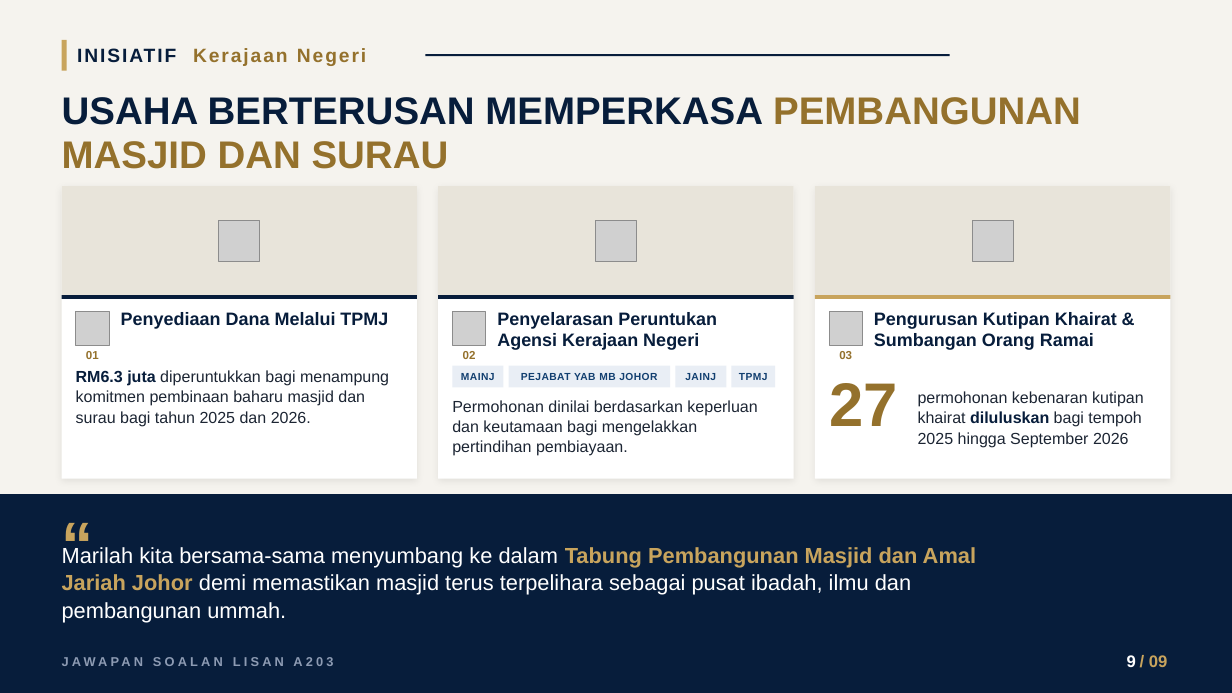
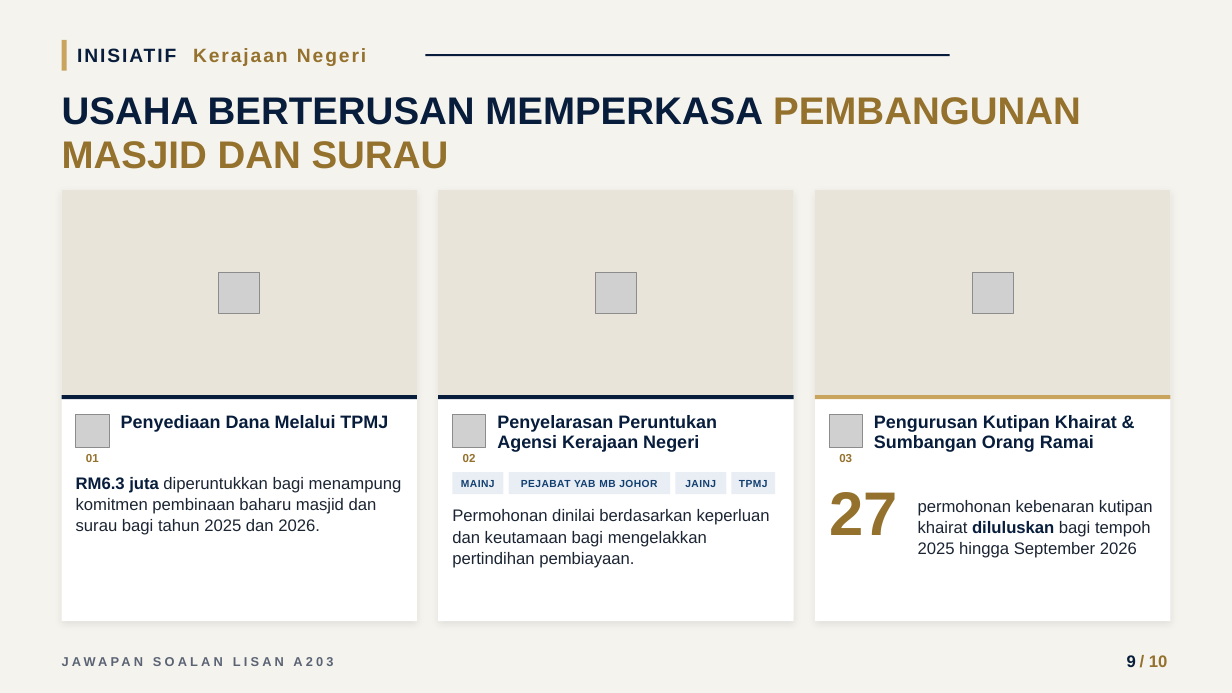
Before and after one commit to nawaljoe/Nawal, a slide deck: slide 9 of infografik-a203/pptx/A203_Infografik_16x9.pptx. Drawn at 1232x693 pixels with LibreOffice and Linux fonts; fonts in the diff are those of the drawing; grey boxes stand for pictures; background and template pictures are left out. Boxes give left, top, right and bottom in pixels: in the first picture for what was removed or moved away, otherwise in the second. Text is boxed around its words. In the diff, an @@ line names an element or a change of style, - is before the commit and + after.

```diff
--- a/infografik-a203/pptx/A203_Infografik_16x9.pptx
+++ b/infografik-a203/pptx/A203_Infografik_16x9.pptx
@@ rectangle: place and size @@
-rectangle at bbox=[62, 186, 418, 295]
+rectangle at bbox=[62, 190, 418, 396]
@@ rectangle: place and size @@
-rectangle at bbox=[62, 186, 418, 479]
+rectangle at bbox=[62, 190, 418, 622]
@@ rectangle: place and size @@
-rectangle at bbox=[438, 186, 794, 295]
+rectangle at bbox=[438, 190, 794, 396]
@@ rectangle: place and size @@
-rectangle at bbox=[438, 186, 794, 479]
+rectangle at bbox=[438, 190, 794, 622]
@@ rectangle: place and size @@
-rectangle at bbox=[815, 186, 1171, 295]
+rectangle at bbox=[815, 190, 1171, 396]
@@ rectangle: place and size @@
-rectangle at bbox=[815, 186, 1171, 479]
+rectangle at bbox=[815, 190, 1171, 622]
@@ 3 pictures: place and size @@
-3 pictures at bbox=[219, 220, 1013, 261]
+3 pictures at bbox=[219, 272, 1013, 312]
@@ text "Penyediaan Dana Melalui TPMJ": place and size @@
-text "Penyediaan Dana Melalui TPMJ" at bbox=[121, 312, 388, 329]
+text "Penyediaan Dana Melalui TPMJ" at bbox=[121, 415, 388, 432]
@@ text "Penyelarasan Peruntukan Agensi Kerajaan Negeri": place and size @@
-text "Penyelarasan Peruntukan Agensi Kerajaan Negeri" at bbox=[497, 312, 717, 350]
+text "Penyelarasan Peruntukan Agensi Kerajaan Negeri" at bbox=[497, 415, 717, 452]
@@ 3 rectangles: place and size @@
-3 rectangles at bbox=[62, 295, 1171, 299]
+3 rectangles at bbox=[62, 396, 1171, 399]
@@ text "Pengurusan Kutipan Khairat & Sumbangan ...": place and size @@
-text "Pengurusan Kutipan Khairat & Sumbangan ..." at bbox=[874, 312, 1117, 350]
+text "Pengurusan Kutipan Khairat & Sumbangan ..." at bbox=[874, 415, 1117, 452]
@@ text "RM6.3 juta diperuntukkan bagi menampung ...": place and size @@
-text "RM6.3 juta diperuntukkan bagi menampung ..." at bbox=[76, 370, 389, 427]
+text "RM6.3 juta diperuntukkan bagi menampung ..." at bbox=[76, 477, 402, 535]
@@ 7 texts, 4 rectangles, 3 pictures: place and size @@
-7 texts, 4 rectangles, 3 pictures at bbox=[76, 312, 862, 388]
+7 texts, 4 rectangles, 3 pictures at bbox=[76, 415, 862, 494]
@@ text "27": place and size @@
-text "27" at bbox=[829, 383, 897, 426]
+text "27" at bbox=[829, 492, 897, 535]
@@ text "permohonan kebenaran kutipan khairat diluluskan ...": place and size @@
-text "permohonan kebenaran kutipan khairat diluluskan ..." at bbox=[918, 391, 1144, 448]
+text "permohonan kebenaran kutipan khairat diluluskan ..." at bbox=[918, 500, 1153, 558]
@@ rectangle removed at bbox=[0, 494, 1232, 693] @@
@@ text removed at bbox=[62, 503, 114, 542] @@
-“
@@ size 12.5 to 13 pt in 3 elements at bbox=[918, 500, 1153, 558], bbox=[76, 477, 402, 535], bbox=[452, 509, 770, 568] @@
@@ text "Permohonan dinilai berdasarkan keperluan dan ...": place and size @@
-text "Permohonan dinilai berdasarkan keperluan dan ..." at bbox=[452, 400, 757, 456]
+text "Permohonan dinilai berdasarkan keperluan dan ..." at bbox=[452, 509, 770, 568]
@@ text removed at bbox=[62, 547, 976, 623] @@
-Marilah kita bersama-sama menyumbang ke dalam Tabung Pembangunan Masjid dan Amal Jariah Johor demi memastikan masjid terus terpelihara sebagai pusat ibadah, ilmu dan pembangunan ummah.
@@ text "JAWAPAN SOALAN LISAN A203" at bbox=[62, 648, 576, 674]: text colour #8D9BB3 to #5B6474 @@
@@ page number at bbox=[1127, 655, 1136, 667]: text colour #FFFFFF to #071D3B @@
@@ text at bbox=[1149, 655, 1168, 667]: text changed; text colour #C8A45D to #94712C @@
-/ 09
+/ 10
```
Also in this commit, not shown: 6 other slides changed, 1 slide added, 3 other files.
